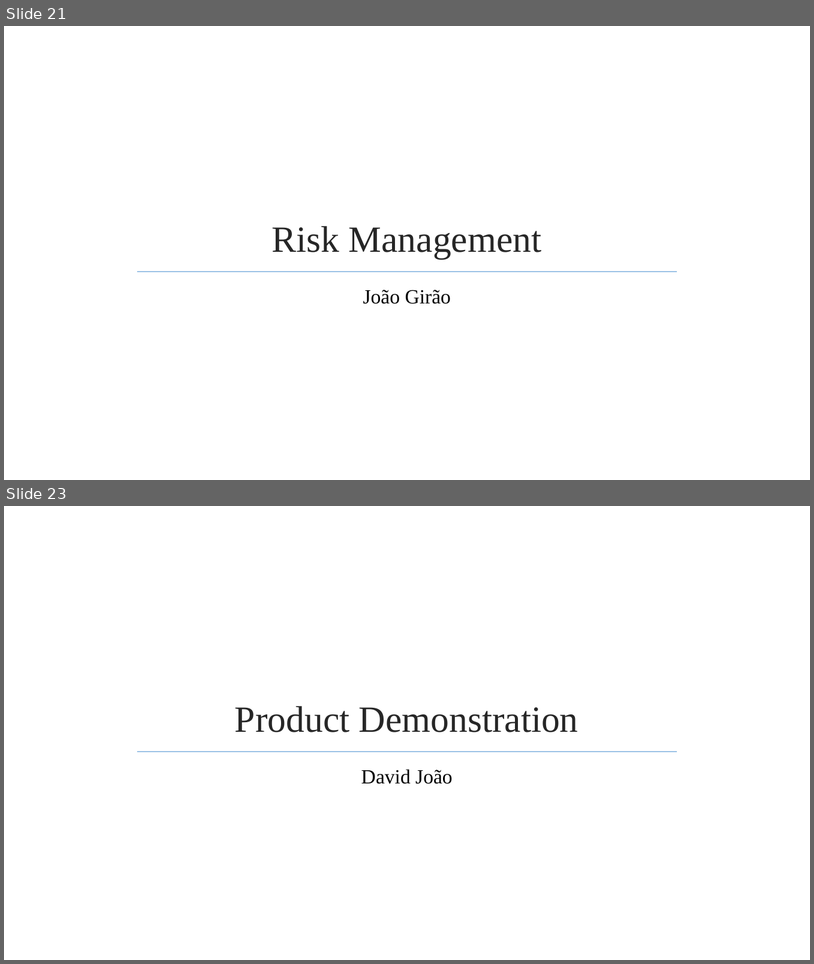
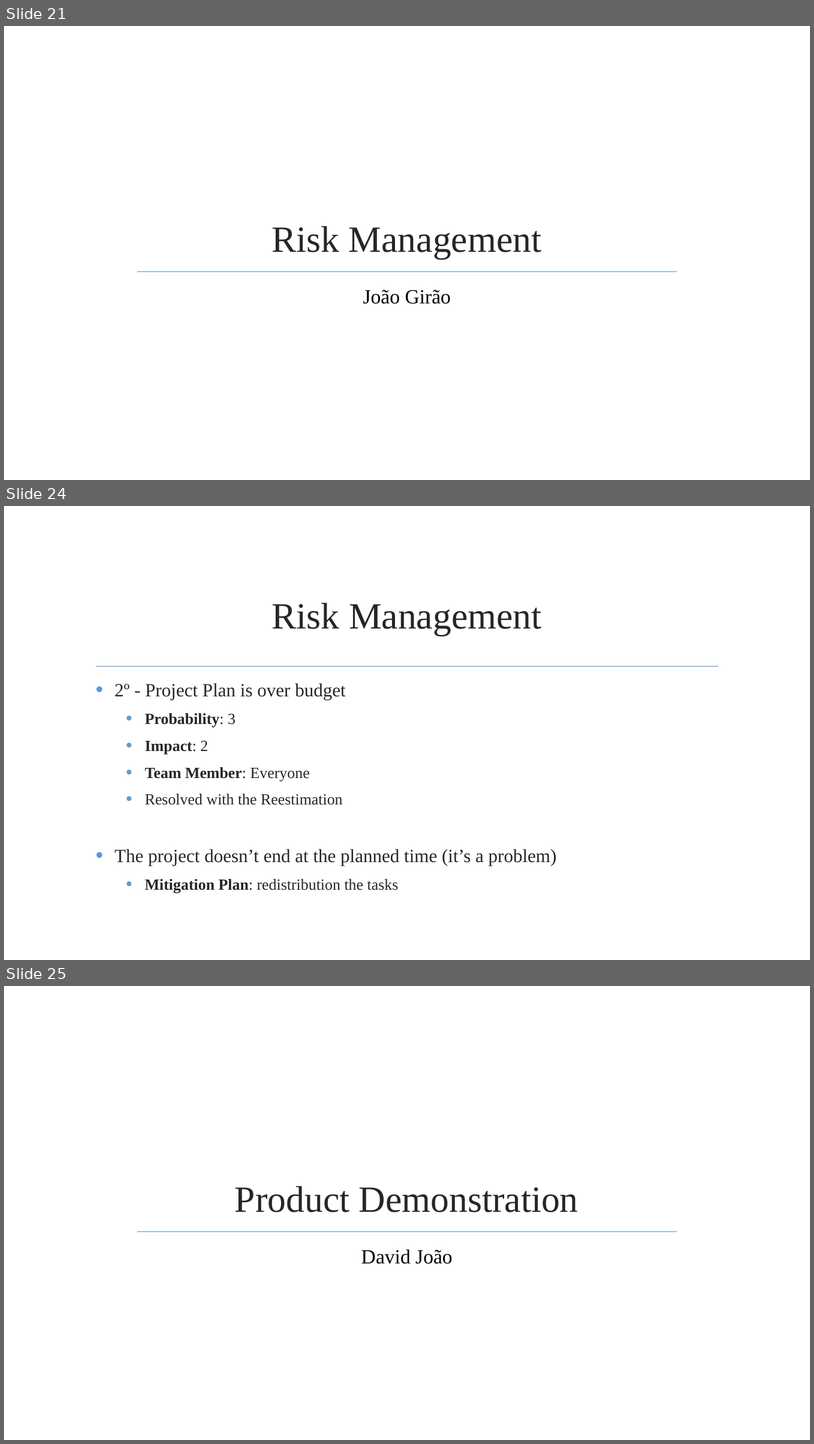
Before and after one commit to jmgirao/projetosoftware1213, a slide deck: Final Presentation/Presentation.pptx. Shown one above the other, each under a label of ours: slides 21 and 23 before the commit, slides 21, 24 and 25 after it; the slides between them are not shown. The pictures are 814x964 and 814x1444 pixels, drawn with LibreOffice and Linux fonts; fonts in the diff are those of the drawing; background and template pictures are left out. Boxes give left, top, right and bottom in pixels: in the first picture for what was removed or moved away, otherwise in the second. Text is boxed around its words. In the diff, an @@ line names an element or a change of style, - is before the commit and + after.

```diff
--- a/Final Presentation/Presentation.pptx
+++ b/Final Presentation/Presentation.pptx
@@ slide 24 added at (x1=4, y1=506, x2=810, y2=960), background picture (left out) @@
@@ title added at (x1=272, y1=603, x2=542, y2=636), 44 pt, text #262626 @@
+Risk Management
@@ line added from (96, 666) to (719, 666), #9DC3E6 1.25 pt @@
@@ text added at (x1=114, y1=683, x2=557, y2=893), 18.5 pt, text #262626 @@
+• 2º - Project Plan is over budget
+  • Probability: 3
+  • Impact: 2
+  • Team Member: Everyone
+  • Resolved with the Reestimation
+• The project doesn’t end at the planned time (it’s a problem)
+  • Mitigation Plan: redistribution the tasks
@@ what was slide 23 is now slide 25 @@
```
Also in this commit, not shown: 2 other slides added, 1 slide removed, 1 other file.
